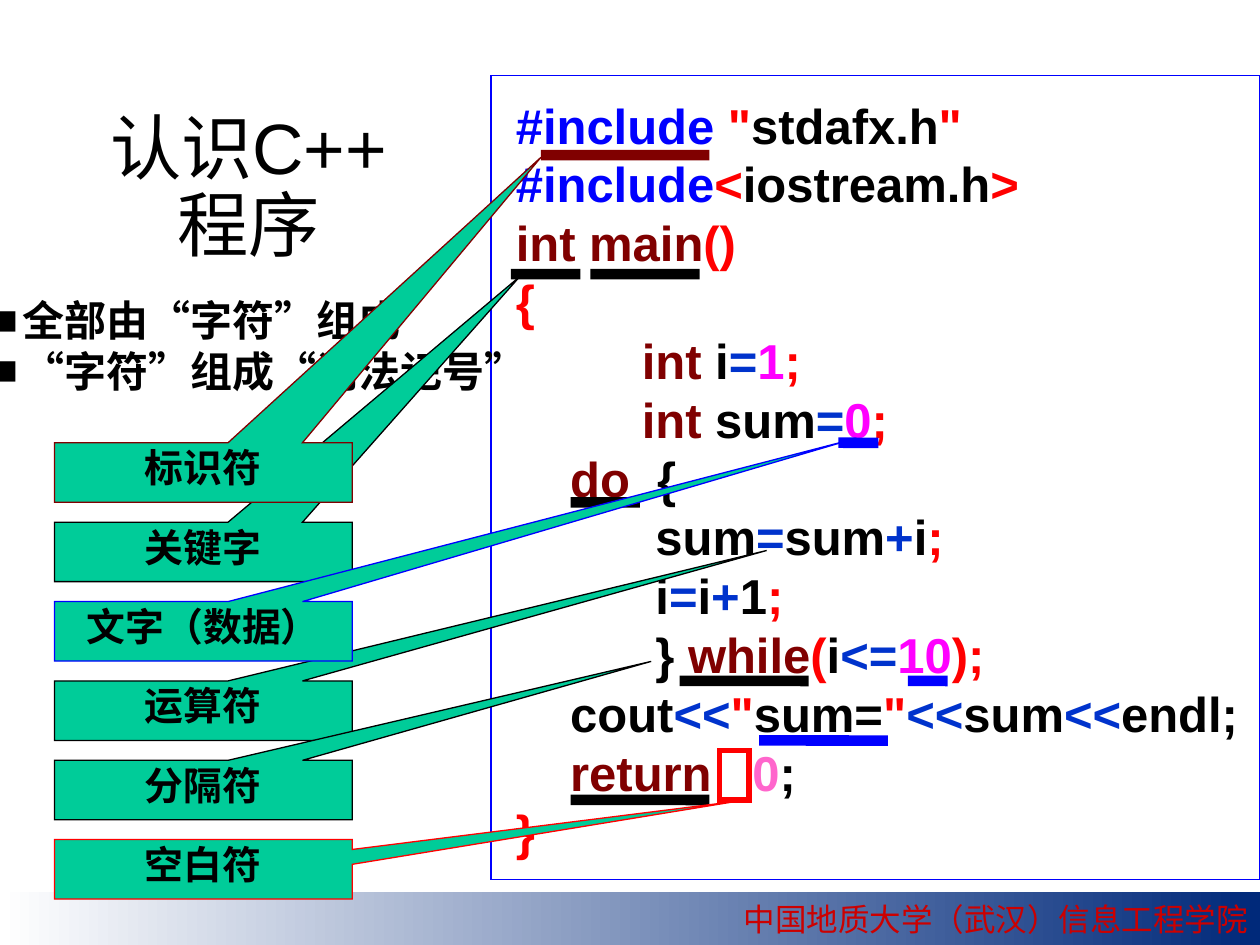
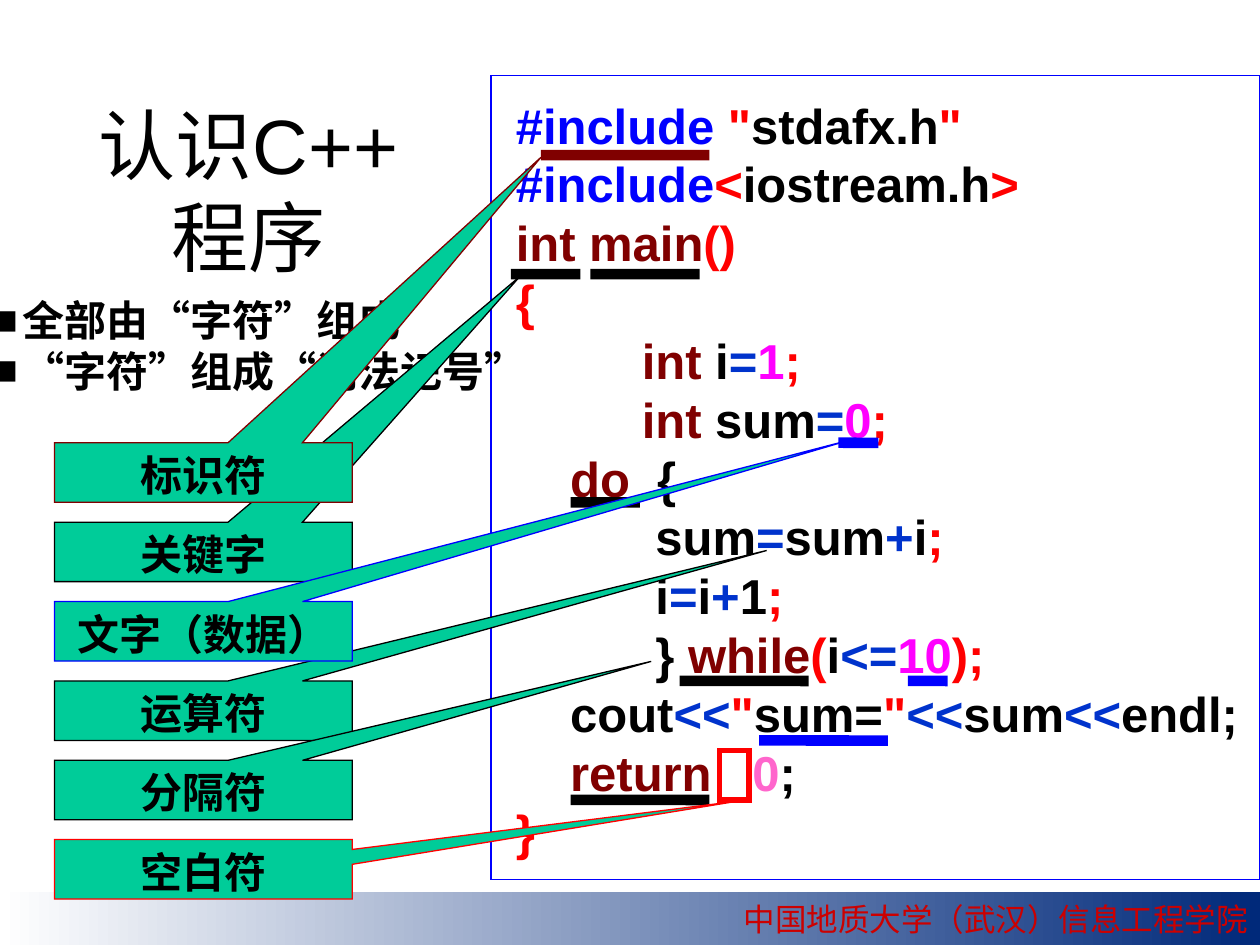
Before and after one commit to cugwhp/OOPCPP, a slide deck: slide 6 of 02.PPT/Ch2-C++语言概述/c++2.ppt. Drawn at 1260x945 pixels with LibreOffice and Linux fonts; fonts in the diff are those of the drawing; background and template pictures are left out. Boxes give left, top, right and bottom in pixels: in the first picture for what was removed or moved away, otherwise in the second. Text is boxed around its words. In the diff, an @@ line names an element or a change of style, - is before the commit and + after.

```diff
--- a/02.PPT/Ch2-C++语言概述/c++2.ppt
+++ b/02.PPT/Ch2-C++语言概述/c++2.ppt
@@ text "认识C++ 程序" at (x1=99, y1=109, x2=399, y2=273): size 40.7 to 44 pt; line spacing 0.9 to 1 @@
@@ size 22.2 to 24 pt; line spacing 0.9 to 1 in 6 elements at (x1=54, y1=680, x2=352, y2=740), (x1=54, y1=760, x2=352, y2=819), (x1=54, y1=522, x2=352, y2=581), (x1=54, y1=442, x2=352, y2=501), (x1=54, y1=839, x2=352, y2=898), (x1=54, y1=601, x2=352, y2=660) @@
```
Also in this commit, not shown: 73 other slides changed, 6 other files.
